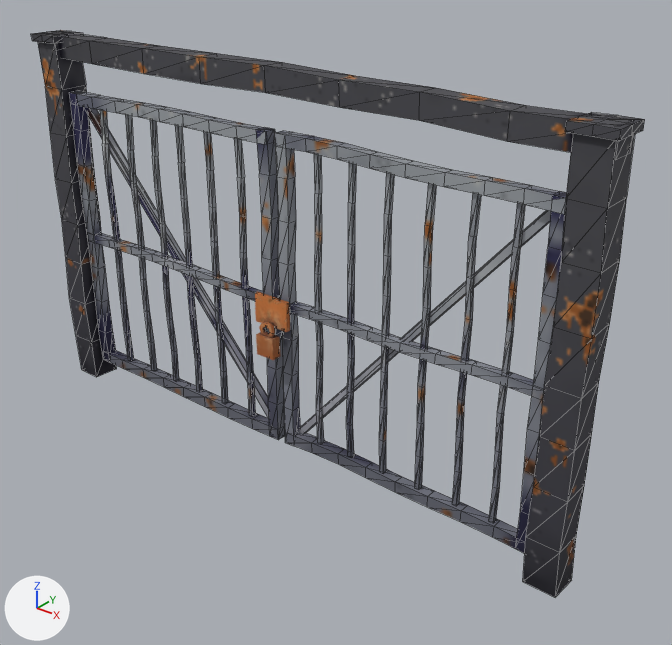
Two versions of the glTF model art/models/YardGate/YardGate.glb, one commit apart.
Before and after are seen from a 50 mm lens placed at (7.32, -8.01, 7.31), pointed at (0.7, 0.27, 2.18). The lights are fixed; the arrows at lower left show +X, +Y and +Z. The older version comes first. Mesh edges are drawn as thin lines on the coarser meshes.

In view in the first picture: 'Doors', 'Frame', 'Padlock'.
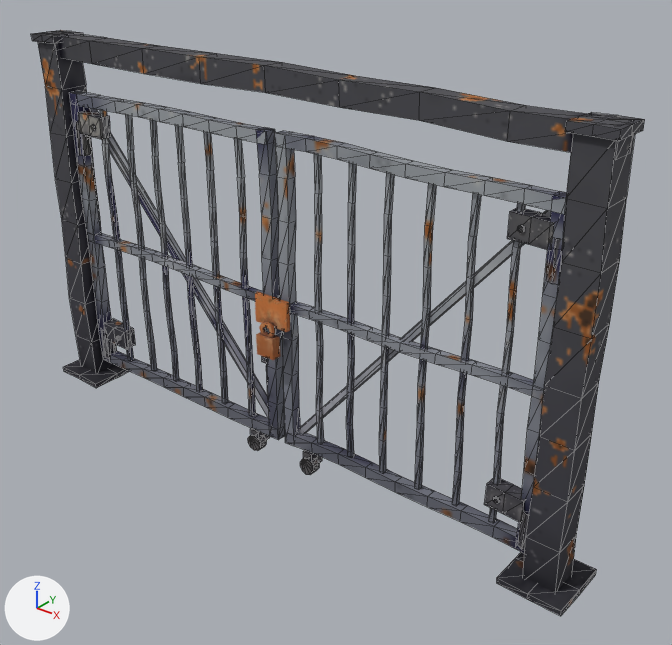
Commit message: phase 4: YardGate - add mechanical fittings

The edits, one by one:
Picture 'Image_3' (img_image_3) is new.
Material 'Hardware' (mat_hardware) is new.
Its texture is img_image_3.
Its roughness is 1.0.
Mesh me_hardware is new.
It has 296 vertices, 504 faces and spans x -4.4..4.4, y -0.42..0.43, z -0.03..4.29.
It uses material mat_hardware (picture img_image_3).
Object 'Hardware' (ob_hardware) is new; it shows me_hardware.
Its location is (0.0, 0.0, 0.0).

Location of each change, (x1, y1, x2, y2) in pixels of the pictures (672 x 645 px):
'Hardware', added: after (63, 111, 597, 616)
